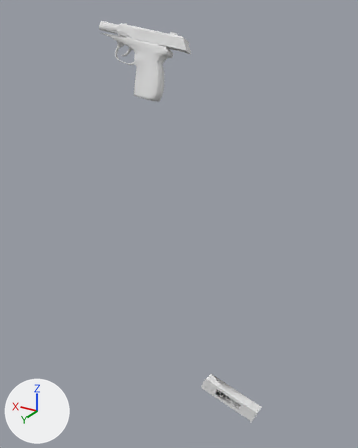
Renders of the OBJ model Vertex_Animation_Compiler/Assets/Makarov_Pistol_Reload165.obj from each side of a commit.
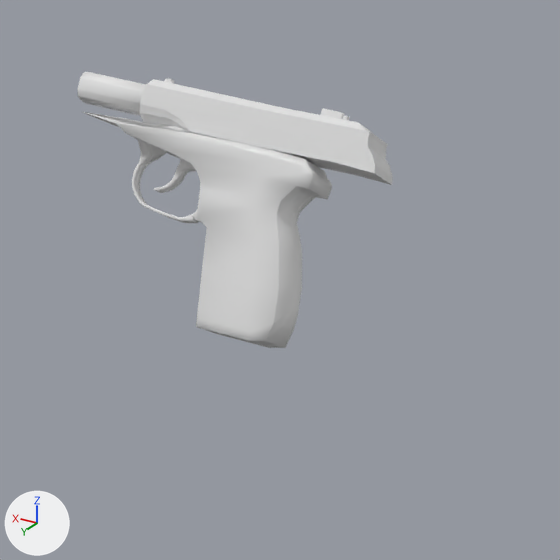
The first picture shows the older version from a camera (50 mm lens) standing at (-0.171, 0.653, -0.008) and looking at (0.206, 0.024, -0.323). The close-ups show both versions on the part from 21% to 67% of the width and 0% to 36% of the height of that picture; other places that the commit changed are outside them. Every picture has the same lights, and +X, +Y and +Z are marked at lower left. Where no turn or scale is listed for an object, it has been applied to the vertices.

Objects in the first close-up: 'Rest_of_the_gun_Sphere', 'Top_Slider_Sphere.001'.
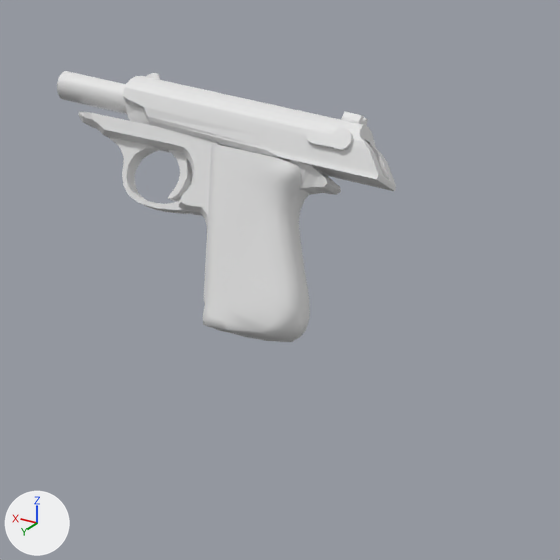
Pixel boxes (x1, y1, x2, y2) of what changed, in the close-ups (560 x 560 px):
'Rest_of_the_gun_Sphere', reshaped: before (78, 72, 332, 348); after (57, 71, 310, 342)
'Top_Slider_Sphere.001', reshaped (7% wider, 10% taller): before (140, 78, 393, 185); after (124, 73, 396, 191)
'Rest_of_the_gun_Sphere.001', added: after (78, 112, 341, 302)
part 1 of me_rest_of_the_gun_sphere, rebuilt (57% narrower, 16% shorter): before (83, 112, 332, 348); after (203, 143, 310, 342)
part 2 of me_rest_of_the_gun_sphere, rebuilt: before (78, 72, 146, 116); after (57, 71, 127, 114)
part 3 of me_rest_of_the_gun_sphere, added: after (110, 137, 191, 214)
part 4 of me_rest_of_the_gun_sphere, added: after (168, 150, 193, 201)
part 5 of me_rest_of_the_gun_sphere, deleted: before (154, 159, 196, 193)
part 7 of me_top_slider_sphere_001, rebuilt (7% wider, 8% taller): before (140, 79, 393, 185); after (124, 76, 396, 191)
part 8 of me_top_slider_sphere_001, added: after (307, 128, 353, 151)
part 9 of me_top_slider_sphere_001, added: after (341, 111, 368, 126)
part 10 of me_top_slider_sphere_001, added: after (146, 73, 160, 80)
part 11 of me_top_slider_sphere_001, deleted: before (321, 108, 349, 121)

Patch to the scene script:
```diff
--- a/Vertex_Animation_Compiler/Assets/Makarov_Pistol_Reload165.obj.py
+++ b/Vertex_Animation_Compiler/Assets/Makarov_Pistol_Reload165.obj.py
@@ me_rest_of_the_gun_sphere @@
 # used by ob_rest_of_the_gun_sphere; location = (0.0, 0.0, 0.0)
-me_rest_of_the_gun_sphere.from_pydata(...)  # 272 vertices, 525 faces; spans x 0.3113..0.4581, y -0.138..-0.0823, z -0.1591..-0.0256
+me_rest_of_the_gun_sphere.from_pydata(...)  # 446 vertices, 876 faces; spans x 0.3119..0.4721, y -0.1373..-0.0853, z -0.1554..-0.0255
+# me_rest_of_the_gun_sphere part 1: the loose piece of 212 vertices spanning x 0.3113..0.4571, y -0.138..-0.0823, z -0.1591..-0.0453 is rebuilt with 198 vertices and now spans x 0.3119..0.3749, y -0.1373..-0.0853, z -0.1554..-0.0588
+# me_rest_of_the_gun_sphere part 2: the loose piece of 24 vertices spanning x 0.4085..0.4581, y -0.129..-0.1085, z -0.049..-0.0256 is rebuilt with 128 vertices and now spans x 0.4092..0.4721, y -0.1289..-0.1089, z -0.0497..-0.0255
+# me_rest_of_the_gun_sphere part 3: a new loose piece of 76 vertices spanning x 0.3853..0.4373, y -0.1199..-0.1024, z -0.0947..-0.0568
+# me_rest_of_the_gun_sphere part 4: a new loose piece of 44 vertices spanning x 0.387..0.402, y -0.1239..-0.1063, z -0.0887..-0.057
+# me_rest_of_the_gun_sphere part 5: 36 vertices removed from x 0.3837..0.4072, y -0.1187..-0.106, z -0.0846..-0.067
+# me_rest_of_the_gun_sphere part 6: the surface is now shaded flat
@@ me_top_slider_sphere_001 @@
 # used by ob_top_slider_sphere_001; location = (0.0, 0.0, 0.0)
-me_top_slider_sphere_001.from_pydata(...)  # 131 vertices, 237 faces; spans x 0.2786..0.418, y -0.1466..-0.1084, z -0.0779..-0.0286
+me_top_slider_sphere_001.from_pydata(...)  # 222 vertices, 428 faces; spans x 0.2771..0.4289, y -0.1455..-0.1078, z -0.0809..-0.026
+# me_top_slider_sphere_001 part 7: the loose piece of 76 vertices spanning x 0.2786..0.418, y -0.1466..-0.1084, z -0.0779..-0.0289 is rebuilt with 142 vertices and now spans x 0.2771..0.4289, y -0.1455..-0.1078, z -0.0809..-0.0274
+# me_top_slider_sphere_001 part 8: a new loose piece of 36 vertices spanning x 0.2934..0.3179, y -0.1244..-0.1156, z -0.0612..-0.0501
+# me_top_slider_sphere_001 part 9: a new loose piece of 24 vertices spanning x 0.2952..0.3068, y -0.141..-0.1296, z -0.0523..-0.043
+# me_top_slider_sphere_001 part 10: a new loose piece of 20 vertices spanning x 0.4136..0.4219, y -0.1265..-0.1232, z -0.0302..-0.026
+# me_top_slider_sphere_001 part 11: 29 vertices removed from x 0.3047..0.3178, y -0.1394..-0.1283, z -0.0496..-0.0416
@@ me_rest_of_the_gun_sphere_001 @@
+me_rest_of_the_gun_sphere_001.from_pydata(...)  # 166 vertices, 324 faces; spans x 0.306..0.458, y -0.139..-0.09, z -0.142..-0.045
@@ ob_rest_of_the_gun_sphere_001 @@
+ob_rest_of_the_gun_sphere_001 = bpy.data.objects.new('Rest_of_the_gun_Sphere.001', me_rest_of_the_gun_sphere_001)
+ob_rest_of_the_gun_sphere_001.location = (0.0, 0.0, 0.0)
```
